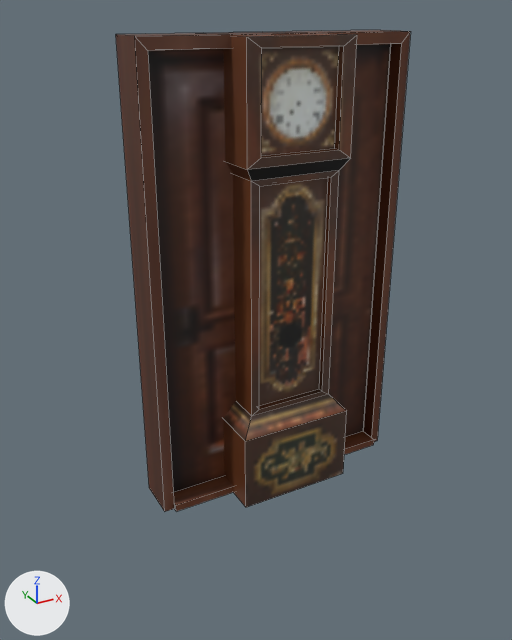
Renders of the FBX model Assets/Models/props1.fbx from each side of a commit.
Rendered twice from a 50 mm lens placed at (-1.49, -2.58, 2.09), pointed at (-0.1, -0.04, 0.82). The axes (+X, +Y, +Z) are drawn at lower left. The lights are the same throughout. Mesh edges are drawn as thin lines. Where no turn or scale is listed for an object, it has been applied to the vertices.

The first picture shows 'door', 'grandfatherclock'.
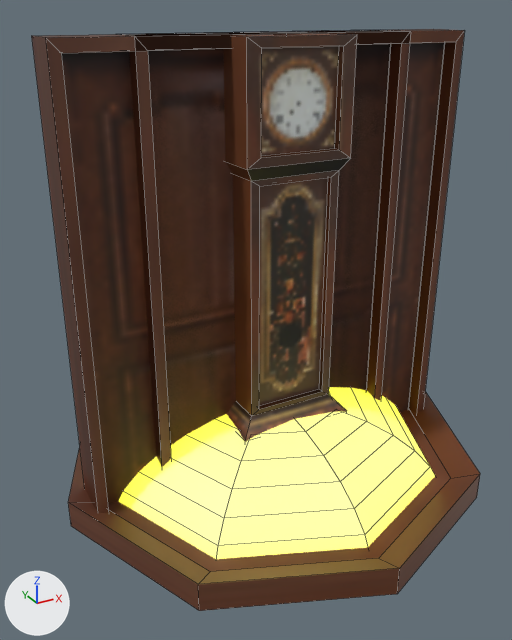
Where the newer file only moved an object's origin or applied its transform, the numbers keep the older frame.

What the commit changed:
Material 'Material.001' (mat_material_001) is new.
Its base color is (0.77, 0.8, 0.497) (yellow #e3e7bb).
Its emission color is (1.0, 0.943, 0.0) (yellow #fff900).
Its emission strength is 1.0.
Mesh me_cylinder is new.
It has 81 vertices, 74 faces and spans x -1.0..1.0, y -1.0..1.0, z -0.27..0.12.
Faces by material slot: [18, 56].
It uses material mat_material (picture img_propstex_png).
It uses material mat_material_001 (yellow #e3e7bb).
Mesh me_cube_002 is new.
It has 54 vertices, 46 faces and spans x -0.9..0.9, y -0.13..0.13, z -1.0..1.0.
It uses material mat_material (picture img_propstex_png).
Object 'ceilingLamp' (ob_ceilinglamp) is new; it shows me_cylinder.
Its location is (0.0, 0.0, 0.276).
Object 'entrance' (ob_entrance) is new; it shows me_cube_002.
Its location is (0.0, 0.0, 1.0).

Where the change shows, as pixel boxes (x1, y1, x2, y2) in the pictures (512 x 640 px):
'entrance', added (brown)
    after: (32, 29, 465, 513)
'ceilingLamp', added
    after: (68, 387, 480, 611)
    faces in mat_material_001 (yellow #e3e7bb): (119, 387, 435, 559)
    faces in mat_material (picture img_propstex_png): (68, 392, 480, 611)
